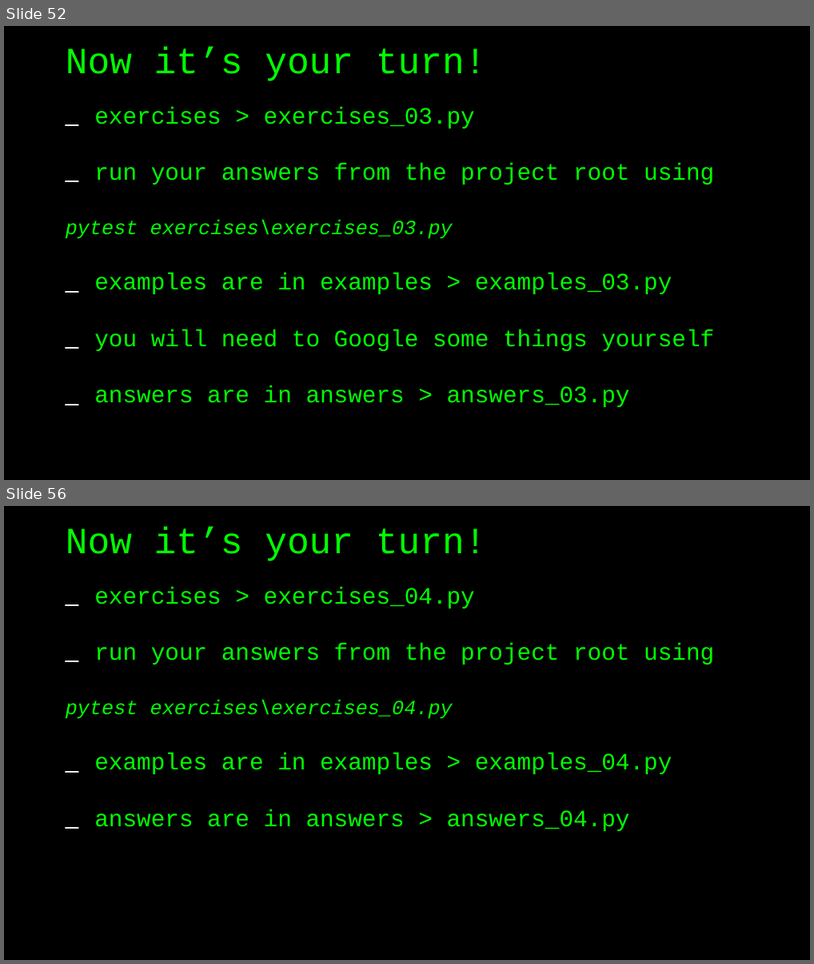
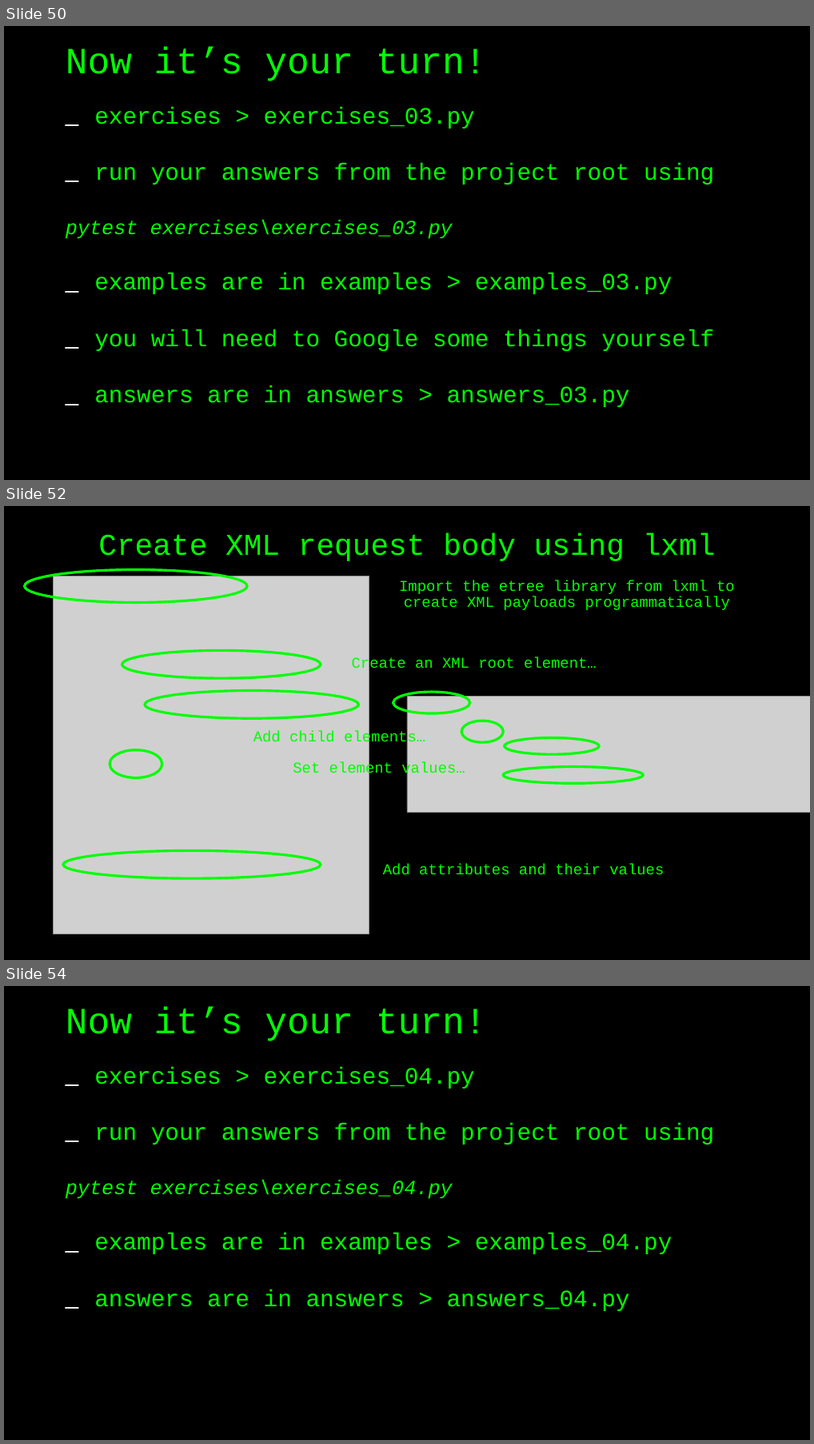
Before and after one commit to basdijkstra/requests-workshop, a slide deck: python-requests-workshop.odp. Shown one above the other, each under a label of ours: slides 52 and 56 before the commit, slides 50, 52 and 54 after it; the slides between them are not shown. The pictures are 814x964 and 814x1444 pixels, drawn with LibreOffice and Linux fonts; fonts in the diff are those of the drawing; grey boxes stand for pictures. Boxes give left, top, right and bottom in pixels: in the first picture for what was removed or moved away, otherwise in the second. Text is boxed around its words. In the diff, an @@ line names an element or a change of style, - is before the commit and + after.

Commit message:
Update slides

```diff
--- a/python-requests-workshop.odp
+++ b/python-requests-workshop.odp
@@ slide 52 added at (4, 506, 810, 960), background #000000 @@
@@ title added at (98, 533, 716, 561), 36 pt, text #00FF00 @@
+Create XML request body using lxml
@@ freeform shape added at (25, 569, 247, 602), outline #00FF00 3 pt @@
@@ picture added at (53, 576, 369, 934) @@
@@ text added at (399, 580, 735, 610), 18 pt, text #00FF00 @@
+Import the etree library from lxml to create XML payloads programmatically
@@ freeform shape added at (122, 651, 320, 679), outline #00FF00 3 pt @@
@@ text added at (352, 657, 597, 672), 18 pt, text #00FF00 @@
+Create an XML root element…
@@ freeform shape added at (145, 691, 359, 718), outline #00FF00 3 pt @@
@@ freeform shape added at (394, 692, 470, 713), outline #00FF00 3 pt @@
@@ picture added at (407, 696, 810, 812) @@
@@ freeform shape added at (462, 720, 504, 743), outline #00FF00 3 pt @@
@@ text added at (254, 731, 426, 746), 18 pt, text #00FF00 @@
+Add child elements…
@@ freeform shape added at (505, 738, 600, 754), outline #00FF00 3 pt @@
@@ freeform shape added at (110, 750, 162, 778), outline #00FF00 3 pt @@
@@ text added at (293, 762, 465, 777), 18 pt, text #00FF00 @@
+Set element values…
@@ freeform shape added at (504, 767, 643, 783), outline #00FF00 3 pt @@
@@ freeform shape added at (63, 850, 321, 878), outline #00FF00 3 pt @@
@@ text added at (383, 864, 664, 875), 18 pt, text #00FF00 @@
+Add attributes and their values
@@ what was slide 52 is now slide 50 @@
@@ what was slide 56 is now slide 54 @@
```
Also in this commit, not shown: 13 slides changed, 9 other slides added, 13 slides removed, 2 other files.
